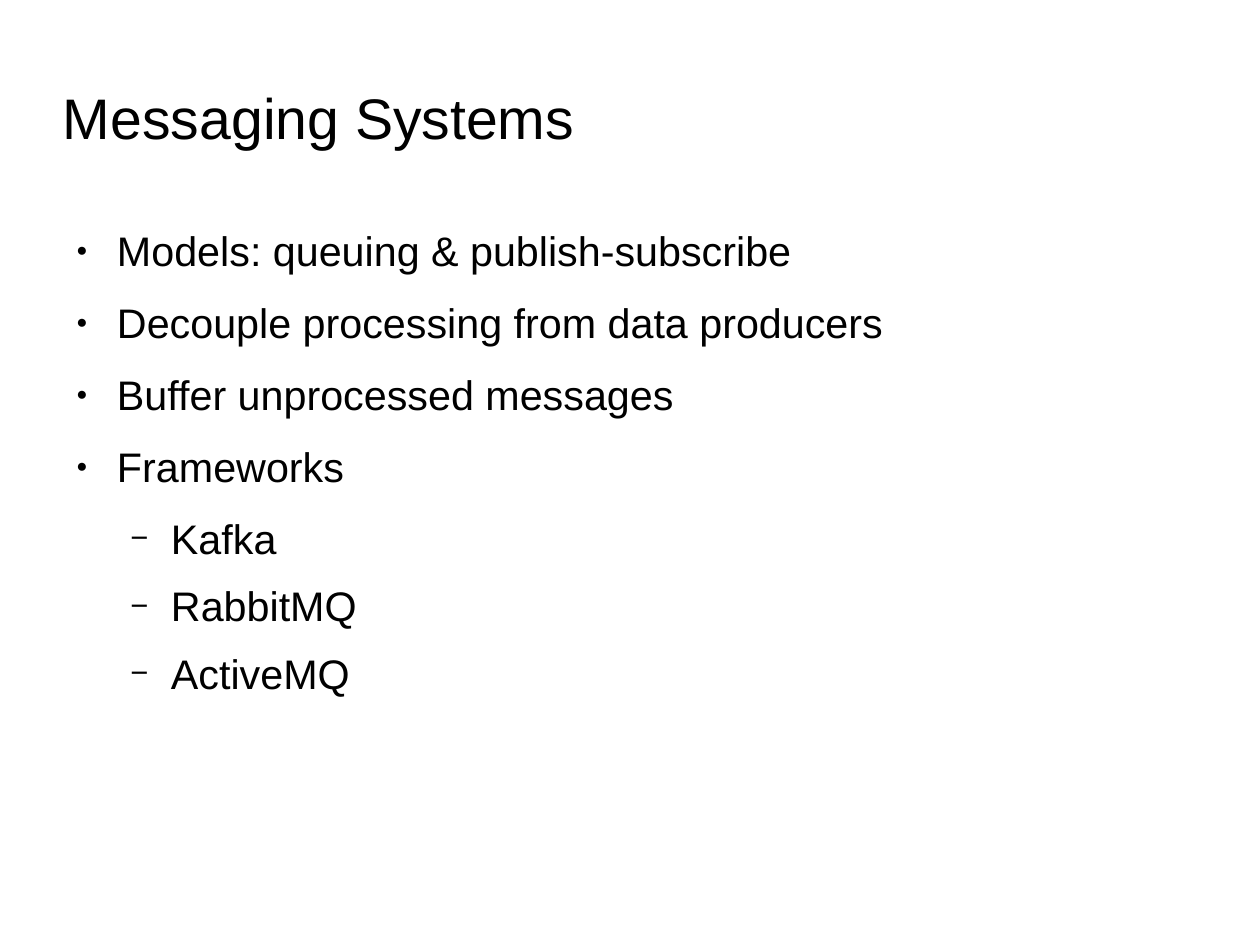
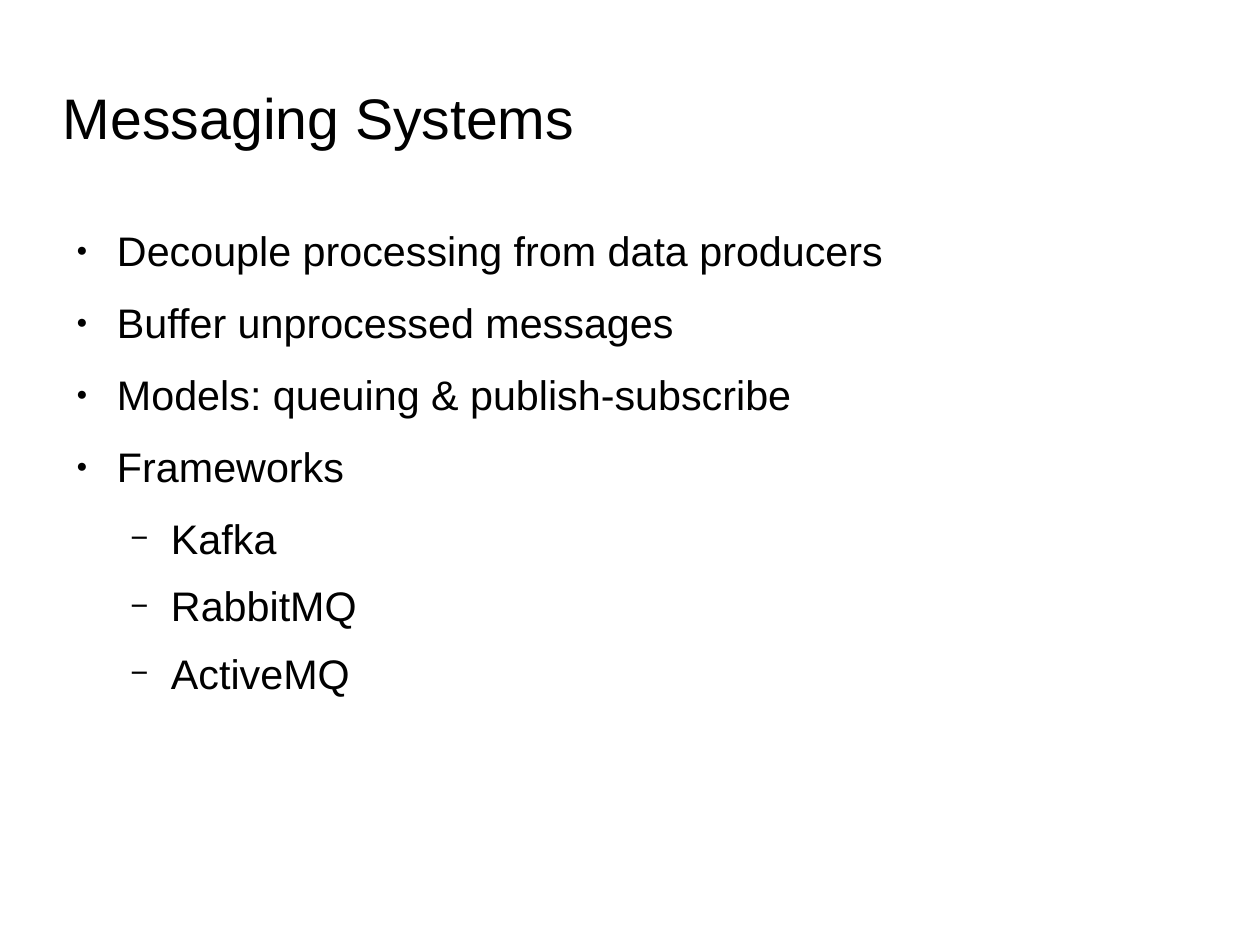
Before and after one commit to qiozas/Documents, a slide deck: slide 32 of fosscomm-2016/Big Data Streaming - FOSSCOMM 2016.odp. Drawn at 1260x945 pixels with LibreOffice and Linux fonts; fonts in the diff are those of the drawing; background and template pictures are left out. Boxes give left, top, right and bottom in pixels: in the first picture for what was removed or moved away, otherwise in the second. Text is boxed around its words. In the diff, an @@ line names an element or a change of style, - is before the commit and + after.

```diff
--- a/fosscomm-2016/Big Data Streaming - FOSSCOMM 2016.odp
+++ b/fosscomm-2016/Big Data Streaming - FOSSCOMM 2016.odp
@@ text at <box>117,236,791,274</box>: paragraph removed @@
-● Models: queuing & publish-subscribe
@@ text at <box>117,380,791,418</box>: paragraph added @@
+● Models: queuing & publish-subscribe
```
Also in this commit, not shown: 8 other slides changed, 1 other file.
